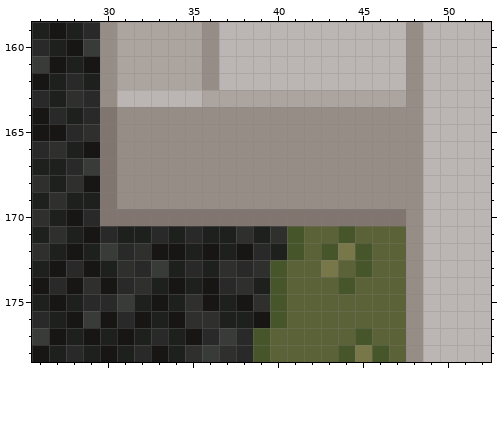
Two states of a pixel-art file, art/cfe-building.aseprite. Above, as it was before the edit.
336x240 pixels, 1 frame. Colours within 5 levels of each other are drawn and written as one. Shown: x 26..52, y 159..178. The commit also changed other parts of the picture, which this record leaves out.
Once edited:
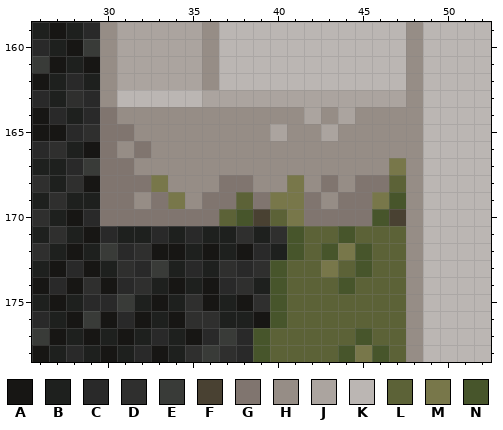
Palette (. is transparent): A #171614  B #1e201e  C #292929  D #2f2f2e  E #393b38  F #494132  G #80756f  H #968d86  J #aba49f  K #bbb6b3  L #5c6237  M #78774a  N #47552b
The exact change:
{"where": "layer \"maja\""}
{"y":164,"x":42,"old":"H","new":"J"}
{"y":164,"x":44,"old":"H","new":"J"}
{"y":165,"x":31,"old":"H","new":"G"}
{"y":165,"x":40,"old":"H","new":"J"}
{"y":165,"x":43,"old":"H","new":"J"}
{"y":166,"x":32,"old":"H","new":"G"}
{"y":167,"x":31,"old":"H","new":"G"}
{"y":167,"x":47,"old":"H","new":"M"}
{"y":168,"x":31,"old":"HHH","new":"GGM"}
{"y":168,"x":37,"old":"HH","new":"GG"}
{"y":168,"x":41,"old":"H","new":"M"}
{"y":168,"x":43,"old":"H","new":"G"}
{"y":168,"x":45,"old":"HHH","new":"GGL"}
{"y":169,"x":31,"old":"H","new":"G"}
{"y":169,"x":33,"old":"HH","new":"GM"}
{"y":169,"x":36,"old":"HHHHHHH","new":"GGLGMMG"}
{"y":169,"x":44,"old":"HHHH","new":"GGMN"}
{"y":170,"x":37,"old":"GGGGG","new":"LNFLM"}
{"y":170,"x":46,"old":"GG","new":"NF"}
